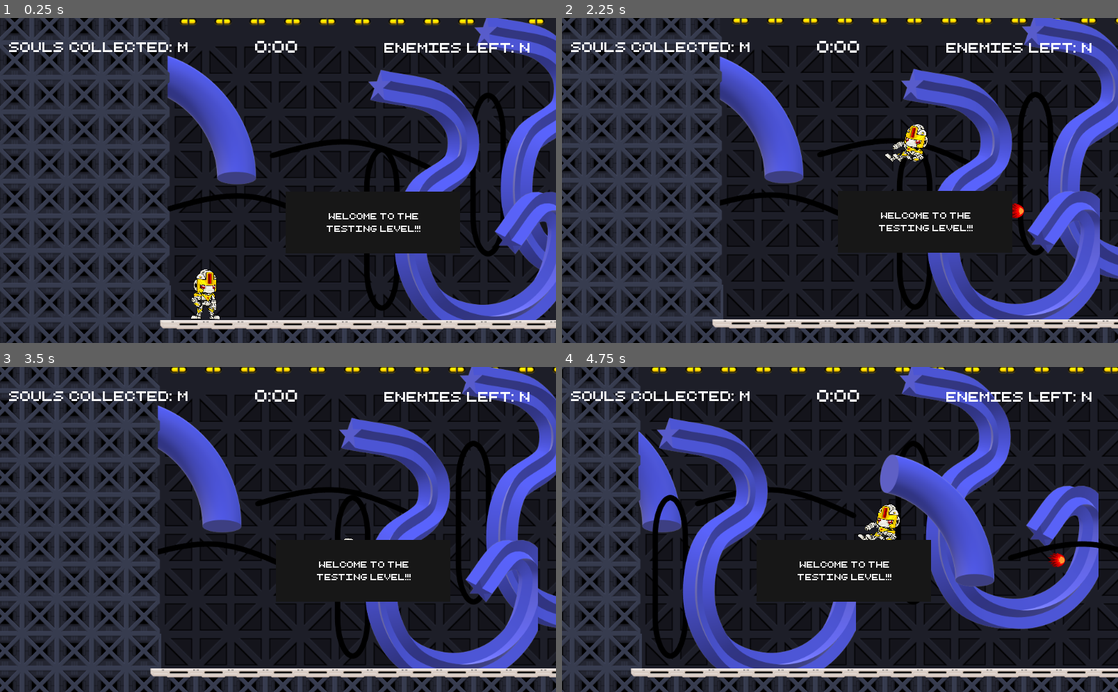
Above: before the commit, frames 1-4 (two rows, left to right).
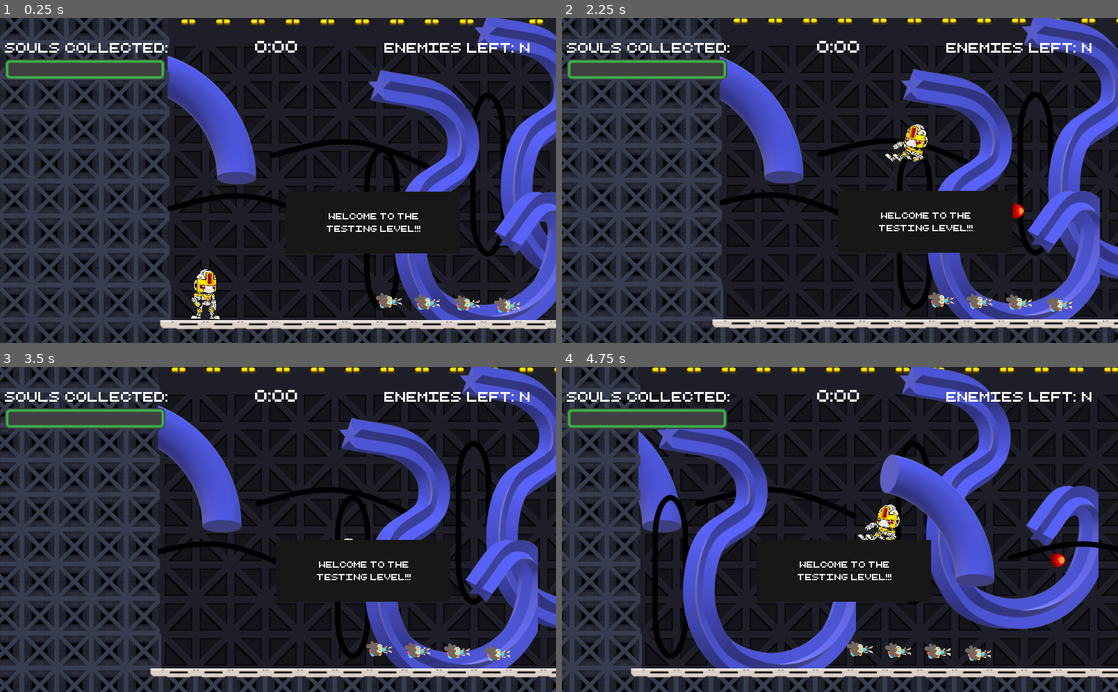
Above: after the commit, the same moments.

Repository: astafford2/LABS-PlatformerExperiment
Game: Godot game, scene res://src/Testing.tscn
Same seed, same stepped clock (60 frames per second), same inputs: the game is played once before the commit and once after it. This scene is started directly instead of the project's main scene.
Inputs:
- Up to frame 1 (0.25 s): no input
- Up to frame 2 (2.25 s): hold Right (move_right) 0.53-2.03 s; tap M (melee) at 0.6 s; tap Up (jump) at 0.77, 1.52 s; tap Space (projectile) at 1.35 s; hold Left (move_left) from 2.03 s (still down); tap Ctrl (slide) at 2.1 s
- Up to frame 3 (3.5 s): release Left (move_left) at 2.78 s; hold Right (move_right) from 2.78 s (still down); tap M (melee) at 2.85 s; tap Up (jump) at 3.02 s
- Up to frame 4 (4.75 s): tap Space (projectile) at 3.6 s; tap Up (jump) at 3.77, 4.52 s; release Right (move_right) at 4.28 s; hold Left (move_left) from 4.28 s (still down); tap Ctrl (slide) at 4.35 s

The runs differ from the first frame. In frame 1, 2.2% of the frame differs, in the area x 0-94%, y 7-91%; in frame 2, 2.2%; in frame 3, 2.2%; in frame 4, 2.6%, in the area x 0-78%, y 7-91%.
Error before the commit: Division By Zero in operator '/'. (res://src/Testing.gd:55)

Commit message:
Add souls gauge to testing level and refactor file names/paths

Diff:
--- a/project/src/Level-5.tscn
+++ b/project/src/Level-5.tscn
@@ -29,13 +29,12 @@
 [ext_resource path="res://assets/Tiles/Fence (1).png" type="Texture" id=27]
 [ext_resource path="res://assets/Tiles/Tile (13).png" type="Texture" id=28]
 [ext_resource path="res://assets/Tiles/Fence (3).png" type="Texture" id=29]
-[ext_resource path="res://assets/GUI/lifebar_fill.png" type="Texture" id=30]
+[ext_resource path="res://src/SoulsGauge.tscn" type="PackedScene" id=30]
 [ext_resource path="res://assets/Tiles/BGTile (4).png" type="Texture" id=31]
 [ext_resource path="res://assets/Tiles/BGTile (2).png" type="Texture" id=32]
 [ext_resource path="res://assets/Tiles/BGTile (5).png" type="Texture" id=33]
 [ext_resource path="res://assets/Tiles/Tile (2).png" type="Texture" id=34]
 [ext_resource path="res://assets/Tiles/Tile (1).png" type="Texture" id=35]
-[ext_resource path="res://assets/GUI/lifebar_bg.png" type="Texture" id=36]
 [ext_resource path="res://assets/Tiles/Tile (9).png" type="Texture" id=37]
 [ext_resource path="res://assets/Tiles/Fence (2).png" type="Texture" id=38]
 [ext_resource path="res://src/SoulCollectible.tscn" type="PackedScene" id=39]
@@ -865,14 +864,10 @@
 } ]
 35/z_index = 0
 
-[sub_resource type="LineShape2D" id=34]
-
-[sub_resource type="DynamicFont" id=23]
+[sub_resource type="LineShape2D" id=23]
+
+[sub_resource type="DynamicFont" id=24]
 size = 30
-font_data = ExtResource( 16 )
-
-[sub_resource type="DynamicFont" id=24]
-size = 25
 font_data = ExtResource( 16 )
 
 [sub_resource type="DynamicFont" id=25]
@@ -998,43 +993,13 @@
 margin_top = 37.3571
 margin_right = 1039.96
 margin_bottom = 77.3571
-custom_fonts/font = SubResource( 24 )
+custom_fonts/font = SubResource( 25 )
 text = "Enemies Left: N"
 __meta__ = {
 "_edit_use_anchors_": false
 }
 
-[node name="SoulContainer" type="MarginContainer" parent="InfoHUDLayer"]
-margin_left = 7.0
-margin_top = 35.0
-margin_right = 340.0
-margin_bottom = 125.0
-__meta__ = {
-"_edit_use_anchors_": false
-}
-
-[node name="SoulBar" type="VBoxContainer" parent="InfoHUDLayer/SoulContainer"]
-margin_right = 333.0
-margin_bottom = 90.0
-__meta__ = {
-"_edit_use_anchors_": false
-}
-
-[node name="SoulCountLabel" type="Label" parent="InfoHUDLayer/SoulContainer/SoulBar"]
-margin_right = 333.0
-margin_bottom = 33.0
-custom_fonts/font = SubResource( 25 )
-text = "Souls collected: "
-__meta__ = {
-"_edit_use_anchors_": false
-}
-
-[node name="Guage" type="TextureProgress" parent="InfoHUDLayer/SoulContainer/SoulBar"]
-margin_top = 37.0
-margin_right = 333.0
-margin_bottom = 77.0
-texture_under = ExtResource( 36 )
-texture_progress = ExtResource( 30 )
+[node name="SoulContainer" parent="InfoHUDLayer" instance=ExtResource( 30 )]
 
 [node name="GameOverLoseHUD" type="MarginContainer" parent="."]
 margin_left = 134.929
--- a/project/src/Level.gd
+++ b/project/src/Level.gd
@@ -13,9 +13,8 @@
 
 var soul_count := 0
 var total_soul_count := 0
-onready var soul_count_label := $InfoHUDLayer/SoulCountLabel
 onready var soul_group := $SoulGroup
-onready var souls_guage := $InfoHUDLayer/SoulContainer/SoulBar/Guage
+onready var souls_guage := $InfoHUDLayer/SoulContainer/SoulBar/Gauge
 
 onready var parallax_background := $ParallaxBackground
 onready var level_cam := $LevelCam
--- a/project/src/GUIGuage.tscn
+++ b/project/src/SoulsGauge.tscn
@@ -27,13 +27,13 @@
 [node name="SoulCountLabel" type="Label" parent="SoulBar"]
 margin_right = 333.0
 margin_bottom = 33.0
-custom_fonts/font = SubResource( 25 )
+custom_fonts/font = SubResource( 1 )
 text = "Souls collected: "
 __meta__ = {
 "_edit_use_anchors_": false
 }
 
-[node name="Guage" type="TextureProgress" parent="SoulBar"]
+[node name="Gauge" type="TextureProgress" parent="SoulBar"]
 margin_top = 37.0
 margin_right = 333.0
 margin_bottom = 77.0
--- a/project/src/Testing.tscn
+++ b/project/src/Testing.tscn
@@ -35,8 +35,10 @@
 [ext_resource path="res://assets/Tiles/BGTile (5).png" type="Texture" id=33]
 [ext_resource path="res://assets/Tiles/Tile (2).png" type="Texture" id=34]
 [ext_resource path="res://assets/Tiles/Tile (1).png" type="Texture" id=35]
+[ext_resource path="res://src/SoulsGauge.tscn" type="PackedScene" id=36]
 [ext_resource path="res://assets/Tiles/Tile (9).png" type="Texture" id=37]
 [ext_resource path="res://assets/Tiles/Fence (2).png" type="Texture" id=38]
+[ext_resource path="res://src/SoulCollectible.tscn" type="PackedScene" id=39]
 [ext_resource path="res://assets/Tiles/Tile (7).png" type="Texture" id=40]
 [ext_resource path="res://assets/Tiles/Tile (4).png" type="Texture" id=41]
 [ext_resource path="res://assets/Tiles/Tile (15.2).png" type="Texture" id=42]
@@ -872,11 +874,11 @@
 font_data = ExtResource( 16 )
 
 [sub_resource type="DynamicFont" id=25]
-size = 25
+size = 50
 font_data = ExtResource( 16 )
 
 [sub_resource type="DynamicFont" id=26]
-size = 50
+size = 20
 font_data = ExtResource( 16 )
 
 [sub_resource type="DynamicFont" id=27]
@@ -888,21 +890,17 @@
 font_data = ExtResource( 16 )
 
 [sub_resource type="DynamicFont" id=29]
+size = 50
+font_data = ExtResource( 16 )
+
+[sub_resource type="DynamicFont" id=30]
 size = 20
 font_data = ExtResource( 16 )
 
-[sub_resource type="DynamicFont" id=30]
-size = 50
-font_data = ExtResource( 16 )
-
-[sub_resource type="DynamicFont" id=31]
-size = 20
-font_data = ExtResource( 16 )
-
-[sub_resource type="StyleBoxFlat" id=32]
+[sub_resource type="StyleBoxFlat" id=31]
 bg_color = Color( 0.0941176, 0.0941176, 0.0941176, 1 )
 
-[sub_resource type="DynamicFont" id=33]
+[sub_resource type="DynamicFont" id=32]
 font_data = ExtResource( 16 )
 
 [node name="Testing" type="Node2D"]
@@ -947,6 +945,28 @@
 tile_set = SubResource( 22 )
 format = 1
 tile_data = PoolIntArray( -131072, 17, 0, -131071, 17, 0, -131070, 17, 0, -131069, 17, 0, -131068, 17, 0, -131067, 17,  …(3453 unchanged characters)…
+
+[node name="SoulGroup" type="Node2D" parent="."]
+position = Vector2( 621.048, 532.648 )
+
+[node name="SoulCollectible" parent="SoulGroup" groups=[
+"collectibles",
+] instance=ExtResource( 39 )]
+position = Vector2( -218.004, -8.2406 )
+
+[node name="SoulCollectible2" parent="SoulGroup" groups=[
+"collectibles",
+] instance=ExtResource( 39 )]
+position = Vector2( -147.583, -5.24402 )
+
+[node name="SoulCollectible3" parent="SoulGroup" groups=[
+"collectibles",
+] instance=ExtResource( 39 )]
+position = Vector2( -74.9153, -3.74573 )
+
+[node name="SoulCollectible4" parent="SoulGroup" groups=[
+"collectibles",
+] instance=ExtResource( 39 )]
 
 [node name="Player" parent="." instance=ExtResource( 17 )]
 position = Vector2( 67.608, 524.505 )
@@ -990,16 +1010,11 @@
 "_edit_use_anchors_": false
 }
 
-[node name="SoulCountLabel" type="Label" parent="InfoHUDLayer"]
-margin_left = 15.4597
-margin_top = 35.6762
-margin_right = 370.46
-margin_bottom = 68.6762
-custom_fonts/font = SubResource( 25 )
-text = "Souls collected: M"
-__meta__ = {
-"_edit_use_anchors_": false
-}
+[node name="SoulContainer" parent="InfoHUDLayer" instance=ExtResource( 36 )]
+margin_left = 8.4597
+margin_top = 37.6762
+margin_right = 341.46
+margin_bottom = 127.676
 
 [node name="GameOverLoseHUD" type="MarginContainer" parent="."]
 margin_left = 134.929
Not shown: 3 places in project/src/Level-5.tscn that only renumber resources
Not shown: 1 places in project/src/SoulsGauge.tscn that only renumber resources
Not shown: 9 places in project/src/Testing.tscn that only renumber resources
